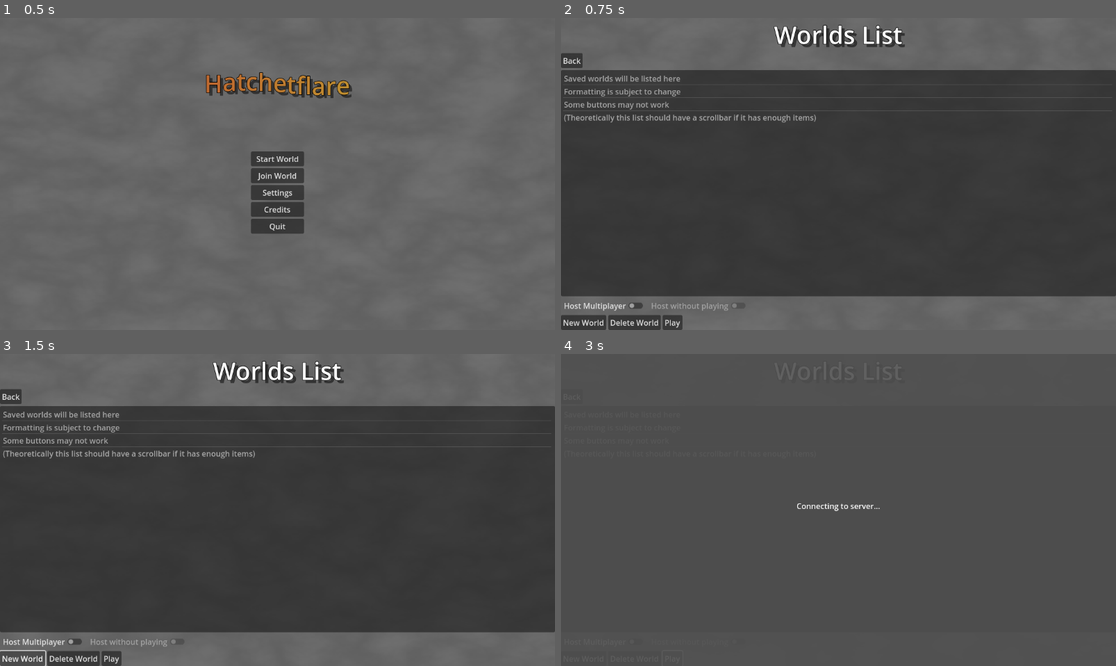
Above: before the commit, frames 1-4 (two rows, left to right).
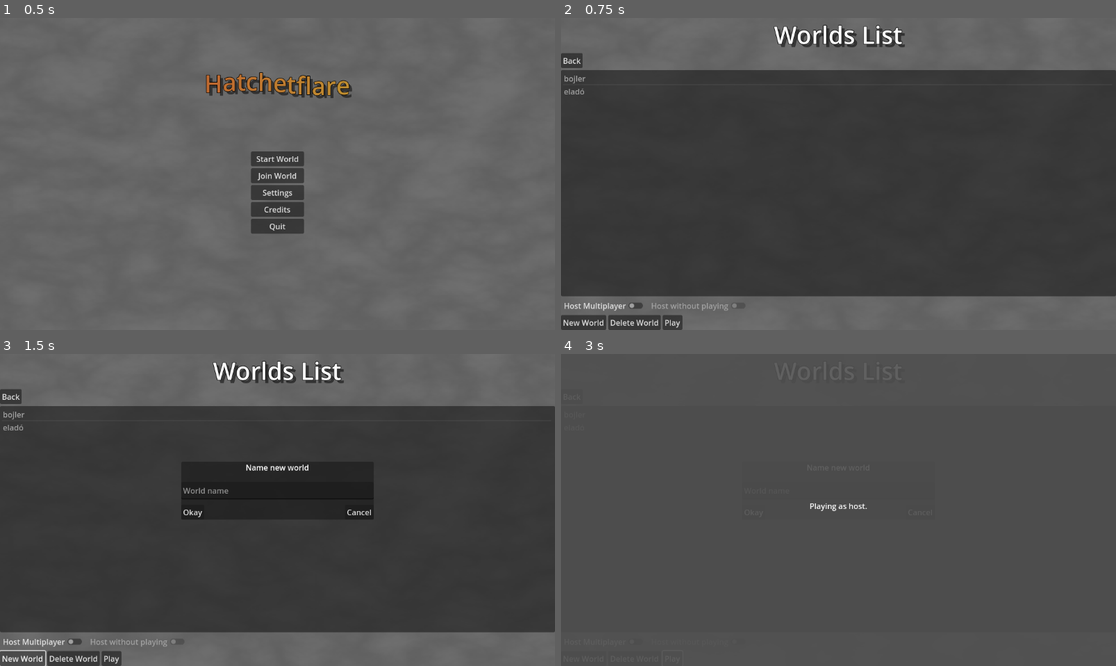
Above: after the commit, the same moments.

Repository: pixerhp/Hatchetflair
Game: Godot game, scene res://scenes/main_menu.tscn
The game is run twice, just before and just after one commit, with the same random seed, the same clock (stepped at 60 frames per second) and the same inputs.
Inputs:
- Up to frame 1 (0.5 s): no input
- Up to frame 2 (0.75 s): click "Start World" at 0.5 s
- Up to frame 3 (1.5 s): click "New World" at 1.25 s
- Up to frame 4 (3 s): click "New World" at 2 s; click "Play" at 2.75 s

Frame 1 is identical in both runs. In frame 2, 1.1% of the frame differs, in the area x 0-99%, y 18-34%; in frame 3, 3.4%, in the area x 0-99%, y 18-54%; in frame 4, 0.1%.
Error before the commit: Invalid access to property or key 'pressed' on a base object of type 'null instance'. (res://scripts/worlds.gd:10)

Commit message:
Fixed up some issues caused by merging main

Diff:
--- a/scenes/main_menu.tscn
+++ b/scenes/main_menu.tscn
@@ -508,7 +508,7 @@
 [connection signal="pressed" from="Menus/TitleScreen/TitleScreenUI/Quit" to="." method="quit"]
 [connection signal="pressed" from="Menus/WorldsScreen/WorldsScreenUI/BackButton/Back" to="." method="open_screen" binds= ["TitleScreen"]]
 [connection signal="toggled" from="Menus/WorldsScreen/WorldsScreenUI/Toggles/AllowPlayers" to="." method="toggle_multiplayer_joining"]
-[connection signal="pressed" from="Menus/WorldsScreen/WorldsScreenUI/WorldButtons/Play" to="." method="start_game"]
+[connection signal="pressed" from="Menus/WorldsScreen/WorldsScreenUI/WorldButtons/Play" to="." method="start_game" binds= [true]]
 [connection signal="pressed" from="Menus/MultiplayerScreen/MultiplayerScreenUI/BackButton/Back" to="." method="open_screen" binds= ["TitleScreen"]]
 [connection signal="pressed" from="Menus/MultiplayerScreen/MultiplayerScreenUI/Server Buttons/JoinGame" to="." method="start_game"]
 [connection signal="pressed" from="Menus/SettingsScreen/SettingsButtons/Back" to="." method="open_screen" binds= ["TitleScreen"]]
--- a/scripts/worlds.gd
+++ b/scripts/worlds.gd
@@ -1,8 +1,8 @@
 extends Control
 
 var worlds = ["bojler", "eladó"]
-@onready var worlds_text = get_node("WorldSelect/Worlds")
-@onready var new_world = get_node("WorldSelect/Buttons/NewWorld")
+@onready var worlds_text = get_node("WorldsScreenUI/Worlds")
+@onready var new_world = get_node("WorldsScreenUI/WorldButtons/NewWorld")
 @onready var new_world_popup = get_node("NewWorldPopup")
 
 # Called when the node enters the scene tree for the first time.
